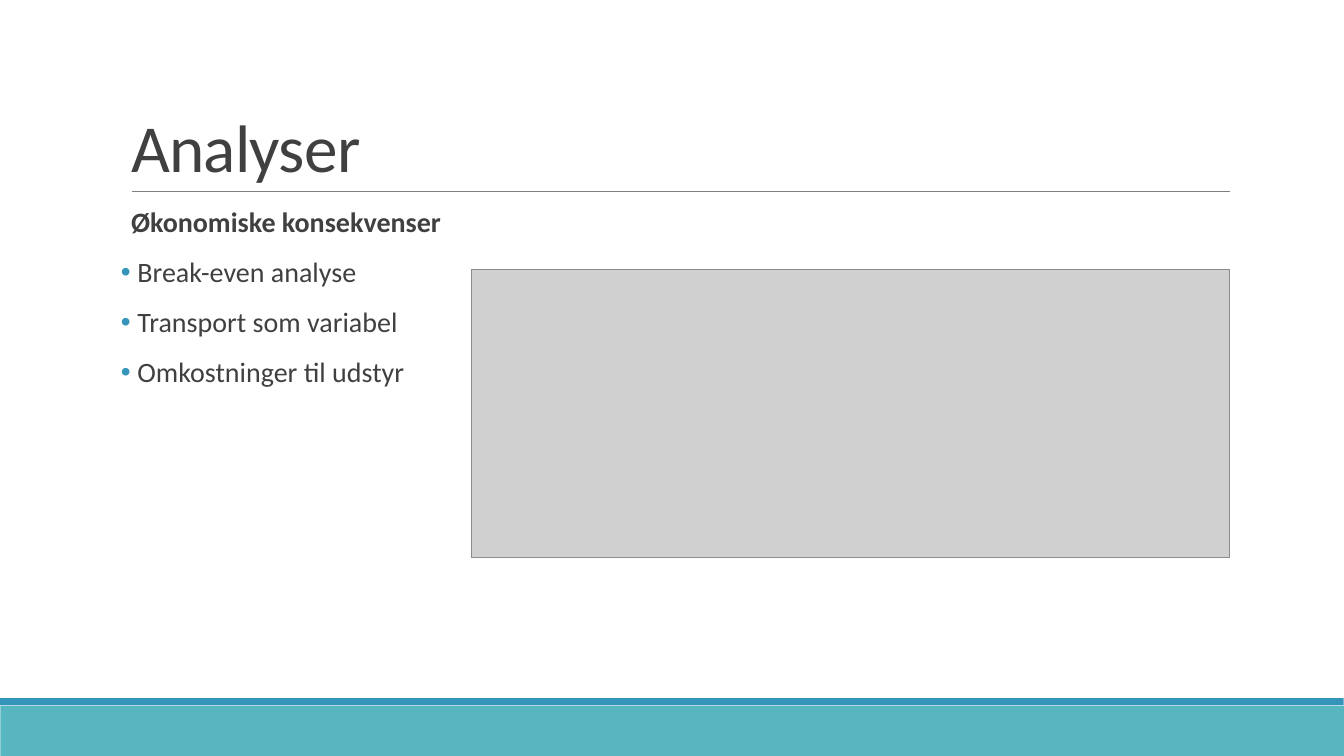
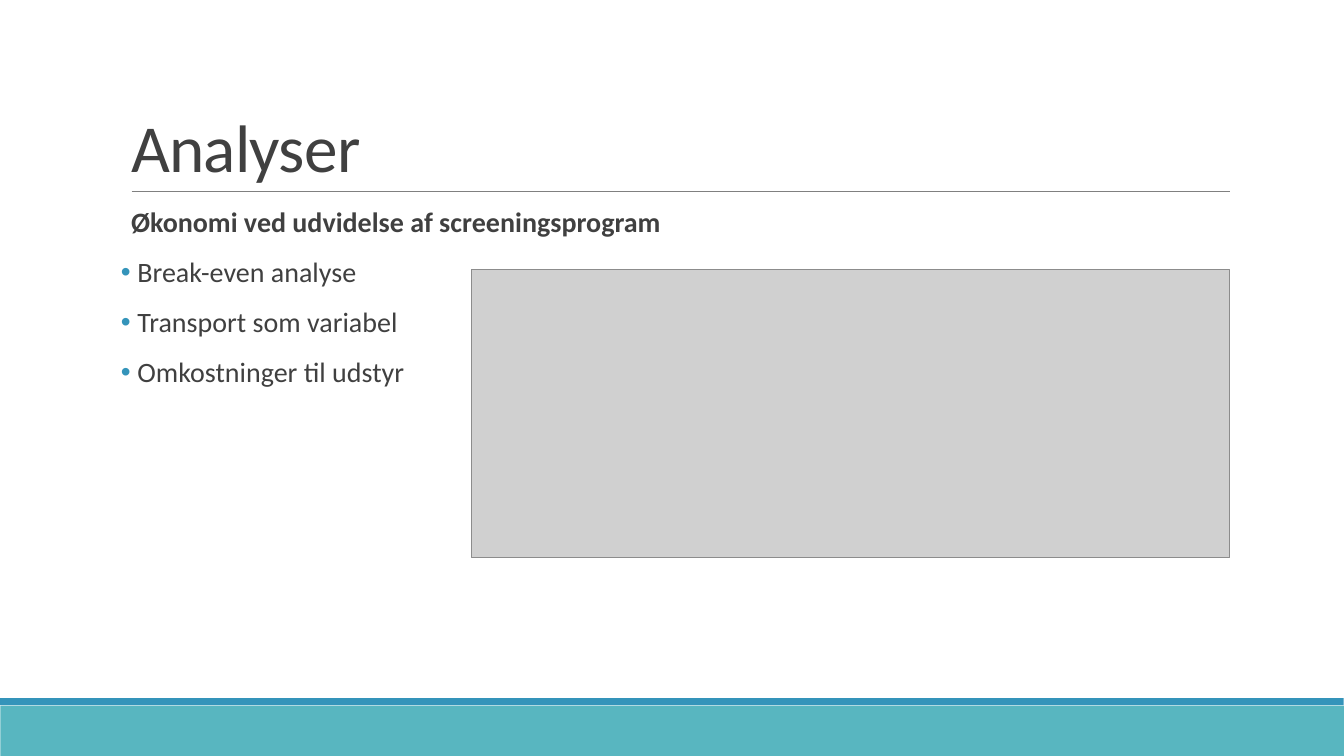
Before and after one commit to zeroregard/Automatic-Sonography, a slide deck: slide 7 of Præsentation_Eksamen.pptx. Drawn at 1344x756 pixels with LibreOffice and Linux fonts; fonts in the diff are those of the drawing; grey boxes stand for pictures. Boxes give left, top, right and bottom in pixels: in the first picture for what was removed or moved away, otherwise in the second. Text is boxed around its words. In the diff, an @@ line names an element or a change of style, - is before the commit and + after.

```diff
--- a/Præsentation_Eksamen.pptx
+++ b/Præsentation_Eksamen.pptx
@@ text at (131, 212, 660, 237): text changed @@
-  Økonomiske konsekvenser
+  Økonomi ved udvidelse af screeningsprogram
```
Also in this commit, not shown: 1 other file.
